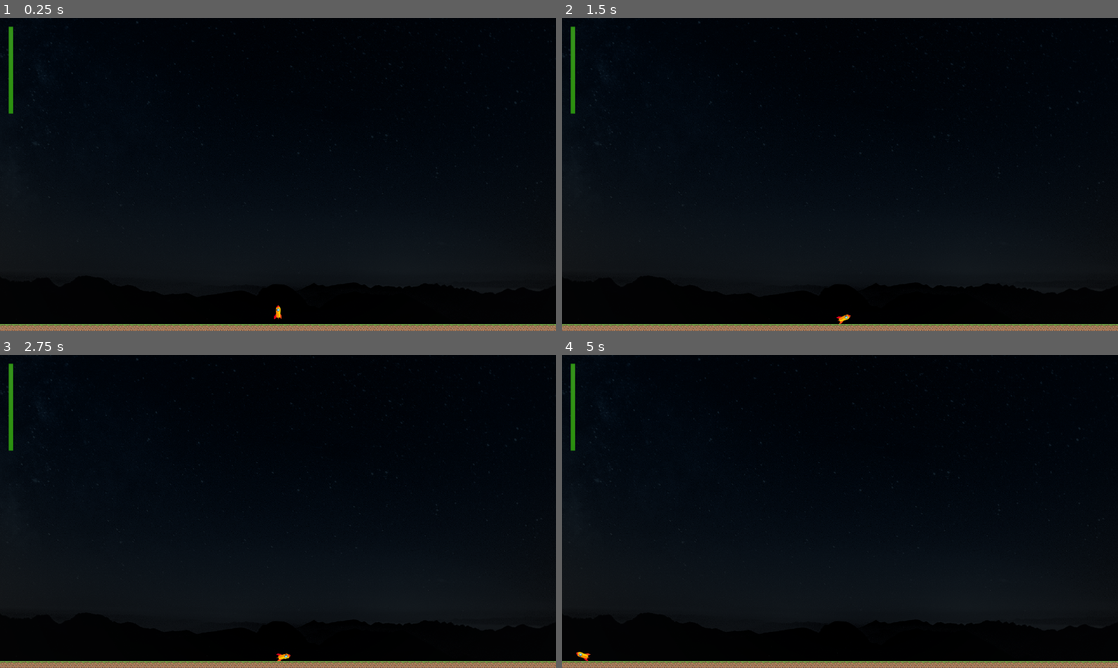
Above: before the commit, frames 1-4 (two rows, left to right).
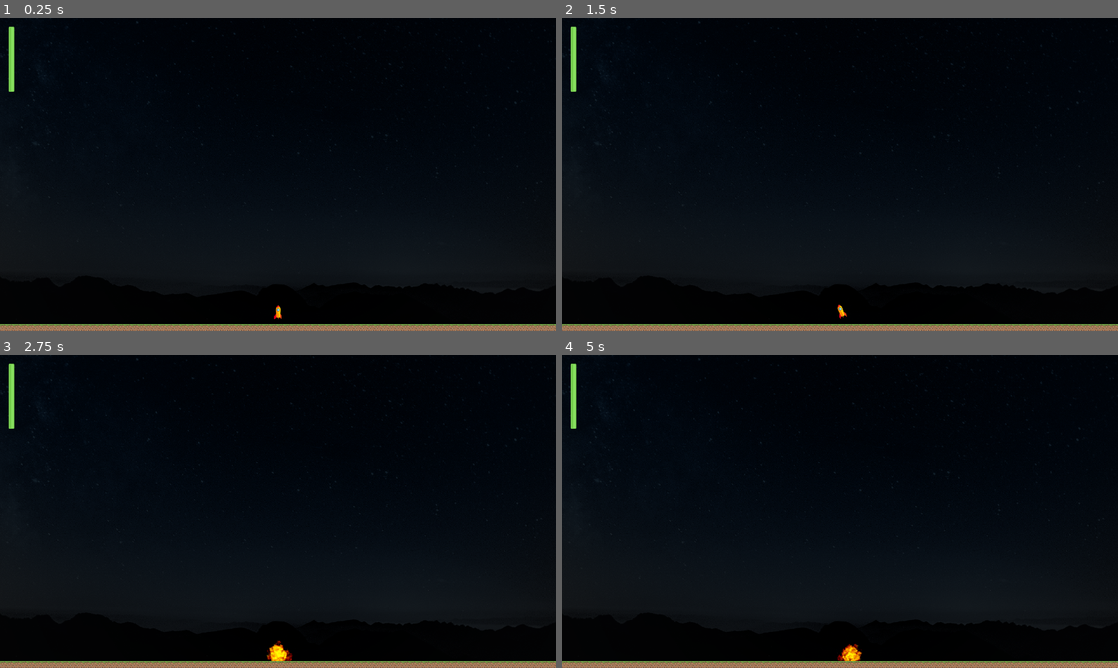
Above: after the commit, the same moments.

Repository: fatnic/shipshoot
Game: Godot game, scene res://scenes/Main.tscn
Same seed, same stepped clock (60 frames per second), same inputs: the game is played once before the commit and once after it.
Inputs:
- Up to frame 1 (0.25 s): no input
- Up to frame 2 (1.5 s): tap Enter at 0.5 s; hold Right (ui_right) 0.53-1.28 s; hold Space (fire) 0.53-1.28 s; hold Left (ui_left) from 1.28 s (still down); tap F at 1.35 s
- Up to frame 3 (2.75 s): release Left (ui_left) at 2.03 s; hold Right (ui_right) from 2.03 s (still down); hold Space (fire) from 2.03 s (still down)
- Up to frame 4 (5 s): release Right (ui_right) at 2.78 s; release Space (fire) at 2.78 s; hold Up (ui_up) 2.78-3.53 s; tap F at 2.85, 4.35 s; tap Space (fire) at 3.5 s; hold Space (fire) 3.53-4.28 s; hold Left (ui_left) from 3.53 s (still down)

The runs differ from the first frame. In frame 1, 0.3% of the frame differs, in the area x 1-50%, y 2-94%; in frame 2, 0.4%; in frame 3, 0.5%; in frame 4, 0.5%, in the area x 1-54%, y 2-98%.

Commit message:
some stuffs

Diff:
--- /dev/null
+++ b/scenes/Area2D.gd
@@ -0,0 +1,10 @@
+extends Area2D
+
+func _ready():
+	pass
+
+
+func _on_Area2D_body_entered(body):
+
+	if body.has_method("refuel"):
+		body.call("refuel", 5)
--- a/scenes/HUD.gd
+++ b/scenes/HUD.gd
@@ -1,4 +1,4 @@
 extends CanvasLayer
 
 func update_fuelbar(value):
-	$Margin/FuelBar.value = value
+	$FuelBar.value = value
--- a/scenes/HUD.tscn
+++ b/scenes/HUD.tscn
@@ -1,7 +1,8 @@
-[gd_scene load_steps=3 format=2]
+[gd_scene load_steps=4 format=2]
 
 [ext_resource path="res://scenes/HUD.gd" type="Script" id=1]
-[ext_resource path="res://assets/images/fuel-bar.png" type="Texture" id=2]
+[ext_resource path="res://assets/images/fuel_bar_bg_stretch.png" type="Texture" id=2]
+[ext_resource path="res://assets/images/fuel_bar_green_stretch.png" type="Texture" id=3]
 
 [node name="HUD" type="CanvasLayer"]
 
@@ -12,25 +13,7 @@
 transform = Transform2D( 1, 0, 0, 1, 0, 0 )
 script = ExtResource( 1 )
 
-[node name="Margin" type="MarginContainer" parent="." index="0"]
-
-anchor_left = 0.0
-anchor_top = 0.0
-anchor_right = 1.0
-anchor_bottom = 1.0
-rect_pivot_offset = Vector2( 0, 0 )
-rect_clip_content = false
-mouse_filter = 0
-mouse_default_cursor_shape = 0
-size_flags_horizontal = 1
-size_flags_vertical = 1
-custom_constants/margin_right = 20
-custom_constants/margin_top = 20
-custom_constants/margin_left = 20
-custom_constants/margin_bottom = 20
-_sections_unfolded = [ "custom_constants" ]
-
-[node name="FuelBar" type="TextureProgress" parent="Margin" index="0"]
+[node name="FuelBar" type="TextureProgress" parent="." index="0"]
 
 anchor_left = 0.0
 anchor_top = 0.0
@@ -38,8 +21,9 @@
 anchor_bottom = 0.0
 margin_left = 20.0
 margin_top = 20.0
-margin_right = 1260.0
-margin_bottom = 700.0
+margin_right = 46.0
+margin_bottom = 320.0
+rect_scale = Vector2( 0.5, 0.5 )
 rect_pivot_offset = Vector2( 0, 0 )
 rect_clip_content = false
 mouse_filter = 1
@@ -53,11 +37,13 @@
 value = 100.0
 exp_edit = false
 rounded = false
-texture_under = null
+texture_under = ExtResource( 2 )
 texture_over = null
-texture_progress = ExtResource( 2 )
+texture_progress = ExtResource( 3 )
 fill_mode = 3
 radial_fill_degrees = 360.0
 radial_center_offset = Vector2( 0, 0 )
-nine_patch_stretch = false
-_sections_unfolded = [ "Anchor", "Margin", "Textures" ]
+nine_patch_stretch = true
+stretch_margin_top = 6
+stretch_margin_bottom = 6
+_sections_unfolded = [ "Textures" ]
--- a/scenes/Main.gd
+++ b/scenes/Main.gd
@@ -12,8 +12,10 @@
 
 func spawn_ship(_position):
 	var s = ship.instance()
+	s.new_position = _position
+
 	s.connect("dead", self, "spawn_ship")
 	s.connect("fuel_changed", $HUD, "update_fuelbar")
 	s.connect("spawn_bullet", self, "spawn_bullet")
-	s.new_position = _position
+
 	add_child(s)
--- a/scenes/Main.tscn
+++ b/scenes/Main.tscn
@@ -10,11 +10,11 @@
 custom_solver_bias = 0.0
 extents = Vector2( 680.263, 8 )
 
-[node name="Main" type="Node2D"]
+[node name="Main" type="Node2D" index="0"]
 
 script = ExtResource( 1 )
 
-[node name="TextureRect" type="TextureRect" parent="." index="0"]
+[node name="Background" type="TextureRect" parent="." index="0"]
 
 modulate = Color( 0.296875, 0.296875, 0.296875, 1 )
 anchor_left = 0.0
@@ -39,6 +39,7 @@
 
 editor/display_folded = true
 position = Vector2( 640.092, 712.159 )
+z_index = 100
 input_pickable = false
 collision_layer = 1
 collision_mask = 1
@@ -46,7 +47,7 @@
 constant_angular_velocity = 0.0
 friction = 1.0
 bounce = 0.0
-_sections_unfolded = [ "Transform" ]
+_sections_unfolded = [ "Transform", "Z Index" ]
 
 [node name="Sprite" type="Sprite" parent="Ground" index="0"]
 
--- /dev/null
+++ b/scenes/Refuel.gd
@@ -0,0 +1,8 @@
+extends Area2D
+
+func _ready():
+	pass
+
+
+func _on_Refuel_body_entered(body):
+	print(body.get_name())
--- a/scenes/entities/Bullet.tscn
+++ b/scenes/entities/Bullet.tscn
@@ -2,8 +2,6 @@
 
 [ext_resource path="res://scenes/entities/Bullet.gd" type="Script" id=1]
 [ext_resource path="res://assets/images/bullet.png" type="Texture" id=2]
-
-
 
 [sub_resource type="RectangleShape2D" id=1]
 
@@ -12,6 +10,7 @@
 
 [node name="Bullet" type="Area2D"]
 
+modulate = Color( 0.75197, 0.820312, 0.1474, 1 )
 input_pickable = true
 gravity_vec = Vector2( 0, 1 )
 gravity = 0.0
@@ -20,6 +19,7 @@
 audio_bus_override = false
 audio_bus_name = "Master"
 script = ExtResource( 1 )
+_sections_unfolded = [ "Material", "Visibility" ]
 speed = 800
 lifetime = 1.0
 
@@ -33,6 +33,7 @@
 
 [node name="CollisionShape2D" type="CollisionShape2D" parent="." index="1"]
 
+visible = false
 shape = SubResource( 1 )
 
 [node name="Lifetime" type="Timer" parent="." index="2"]
--- a/scenes/entities/Ship.gd
+++ b/scenes/entities/Ship.gd
@@ -9,10 +9,11 @@
 export (int) var rotation_speed = 2
 
 export (int) var ground_hit_velocity = 40
+export (int) var max_land_angle = 30
 
 export (int) var max_fuel = 100
-export (int) var fuel
-export (int) var fuel_per_second
+export (int) var fuel = 100
+export (int) var fuel_per_second = 10
 
 export (PackedScene) var Bullet
 
@@ -79,7 +80,9 @@
 			$RocketSound.play()
 		$Flames.emitting = true
 
+
 func shoot():
+
 	if canshoot:
 		canshoot = false
 		$GunTimer.start()
@@ -90,12 +93,22 @@
 func land():
 
 	if abs(linear_velocity.y) > ground_hit_velocity:
-		$Sprite.visible = false
-		$Explosion.visible = true
-		$FartSound.play()
-		$Explosion/AnimationPlayer.play('explode')
+		explode()
 
-func _integrate_forces(state): #Screen Wrap
+	var angle_from_vertical = Vector2(-sin(rotation), -cos(rotation)).angle_to(Vector2(0, -1))
+	if abs(angle_from_vertical) > deg2rad(max_land_angle):
+		explode()
+
+func explode():
+	linear_velocity = Vector2(0, 0)
+	$CollisionShape2D.disabled = true
+	$Sprite.visible = false
+	$Flames.visible = false
+	$ExplosionSound.play()
+	$Explosion.visible = true
+	$Explosion/AnimationPlayer.play('explode')
+
+func _integrate_forces(state):
 
 	var xform = state.get_transform()
 
--- a/scenes/entities/Ship.tscn
+++ b/scenes/entities/Ship.tscn
@@ -7,31 +7,37 @@
 [ext_resource path="res://assets/images/explosion.png" type="Texture" id=5]
 [ext_resource path="res://assets/sounds/fart.ogg" type="AudioStream" id=6]
 
-[sub_resource type="Gradient" id=1]
+[sub_resource type="CapsuleShape2D" id=1]
+
+custom_solver_bias = 0.0
+radius = 8.62228
+height = 15.5309
+
+[sub_resource type="Gradient" id=2]
 
 offsets = PoolRealArray( 0, 0.491124, 1 )
 colors = PoolColorArray( 1, 1, 1, 1, 0.804688, 0.472774, 0.119446, 1, 0.890625, 0, 0, 1 )
 
-[sub_resource type="GradientTexture" id=2]
+[sub_resource type="GradientTexture" id=3]
 
 flags = 4
-gradient = SubResource( 1 )
+gradient = SubResource( 2 )
 width = 2048
 
-[sub_resource type="Curve" id=3]
+[sub_resource type="Curve" id=4]
 
 min_value = 0.0
 max_value = 1.0
 bake_resolution = 100
 _data = [ Vector2( 0, 1 ), 0.0, 0.0, 0, 0, Vector2( 0.51869, 0.800781 ), -1.56752, -1.56752, 0, 0, Vector2( 1, 0.285156 ), 0.0, 0.0, 0, 0 ]
 
-[sub_resource type="CurveTexture" id=4]
+[sub_resource type="CurveTexture" id=5]
 
 flags = 4
 width = 2048
-curve = SubResource( 3 )
-
-[sub_resource type="ParticlesMaterial" id=5]
+curve = SubResource( 4 )
+
+[sub_resource type="ParticlesMaterial" id=6]
 
 render_priority = 0
 trail_divisor = 1
@@ -70,9 +76,8 @@
 anim_offset_random = 0.0
 anim_loop = false
 
-[sub_resource type="Animation" id=6]
-
-resource_name = "explode"
+[sub_resource type="Animation" id=7]
+
 length = 1.0
 loop = false
 step = 0.1
@@ -89,12 +94,12 @@
 "values": [ 0, 15 ]
 }
 
-[node name="Ship" type="RigidBody2D" index="0"]
+[node name="Ship" type="RigidBody2D"]
 
 input_pickable = false
 collision_layer = 1
 collision_mask = 1
-mode = 0
+mode = 2
 mass = 2.0
 friction = 0.1
 bounce = 0.5
@@ -114,10 +119,11 @@
 thrust = 20
 max_speed = 400
 rotation_speed = 2
-ground_hit_velocity = 60
+ground_hit_velocity = 80
+max_land_angle = 20
 max_fuel = 100
 fuel = 100
-fuel_per_second = 2
+fuel_per_second = 10
 Bullet = ExtResource( 2 )
 
 [node name="Sprite" type="Sprite" parent="." index="0"]
@@ -125,13 +131,10 @@
 texture = ExtResource( 3 )
 _sections_unfolded = [ "Transform" ]
 
-[node name="CollisionShape2D" type="CollisionPolygon2D" parent="." index="1"]
-
-visible = false
-position = Vector2( 28, -4 )
-build_mode = 0
-polygon = PoolVector2Array( -28, -12, -33, -7, -33, 8, -36, 12, -36, 20, -20, 20, -20, 11, -23, 8, -23, -7 )
-_sections_unfolded = [ "Material", "Pause", "Transform", "Visibility", "Z Index" ]
+[node name="CollisionShape2D" type="CollisionShape2D" parent="." index="1"]
+
+shape = SubResource( 1 )
+_sections_unfolded = [ "Material", "Pause", "Visibility", "Z Index" ]
 
 [node name="Turret" type="Position2D" parent="." index="2"]
 
@@ -165,7 +168,7 @@
 [node name="GunTimer" type="Timer" parent="." index="4"]
 
 process_mode = 0
-wait_time = 0.5
+wait_time = 0.3
 one_shot = false
 autostart = false
 
@@ -181,6 +184,7 @@
 [node name="Explosion" type="Sprite" parent="." index="6"]
 
 editor/display_folded = true
+visible = false
 texture = ExtResource( 5 )
 vframes = 4
 hframes = 4
@@ -195,11 +199,11 @@
 playback_process_mode = 1
 playback_default_blend_time = 0.0
 playback_speed = 2.0
-anims/explode = SubResource( 6 )
+anims/explode = SubResource( 7 )
 blend_times = [  ]
 _sections_unfolded = [ "Playback Options" ]
 
-[node name="FartSound" type="AudioStreamPlayer" parent="." index="7"]
+[node name="ExplosionSound" type="AudioStreamPlayer" parent="." index="7"]
 
 stream = ExtResource( 6 )
 volume_db = 0.0
@@ -210,8 +214,6 @@
 
 [connection signal="body_entered" from="." to="." method="_on_Ship_body_entered"]
 
-[connection signal="fuel_changed" from="." to="." method="_on_Ship_fuel_changed"]
-
 [connection signal="timeout" from="GunTimer" to="." method="_on_GunTimer_timeout"]
 
 [connection signal="animation_finished" from="Explosion/AnimationPlayer" to="." method="_on_AnimationPlayer_animation_finished"]
Binary file added: assets/images/fuel_bar_bg_stretch.png
Not shown, added: assets/images/fuel_bar_bg_stretch.png.import
Binary file added: assets/images/fuel_bar_green_stretch.png
Not shown, added: assets/images/fuel_bar_green_stretch.png.import
Binary file added: assets/images/ui_sheet.png
Not shown, changed: assets/images/ui_sheet.png.import
Not shown: 3 places in scenes/entities/Ship.tscn that only renumber resources
Not shown, added: assets/images/uipackSpace_sheet.png_
